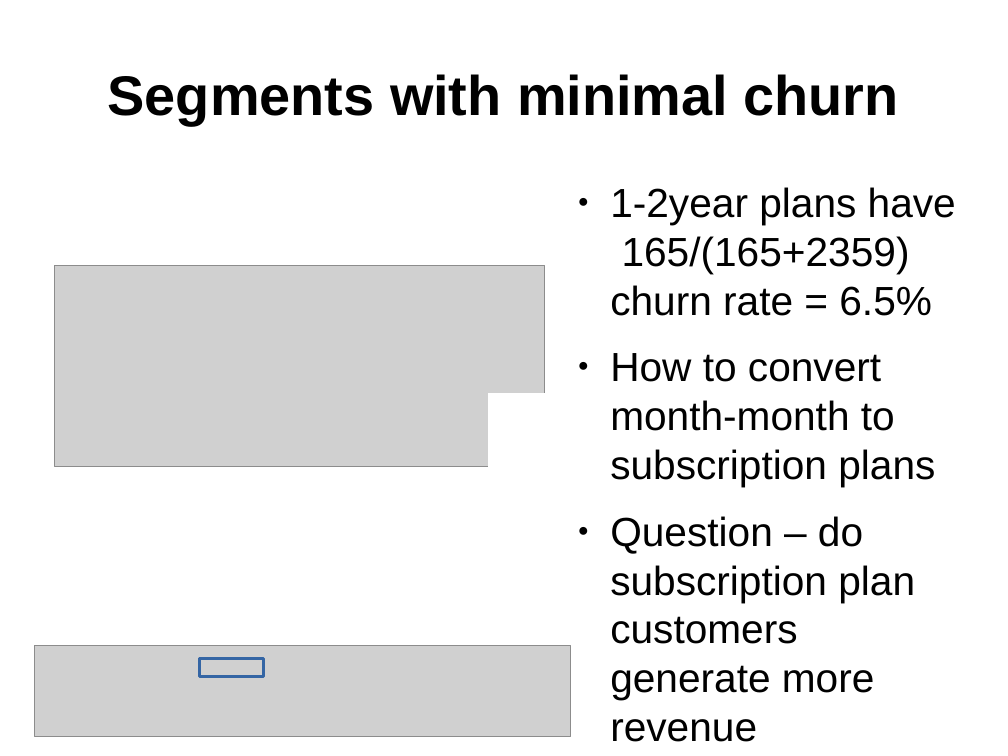
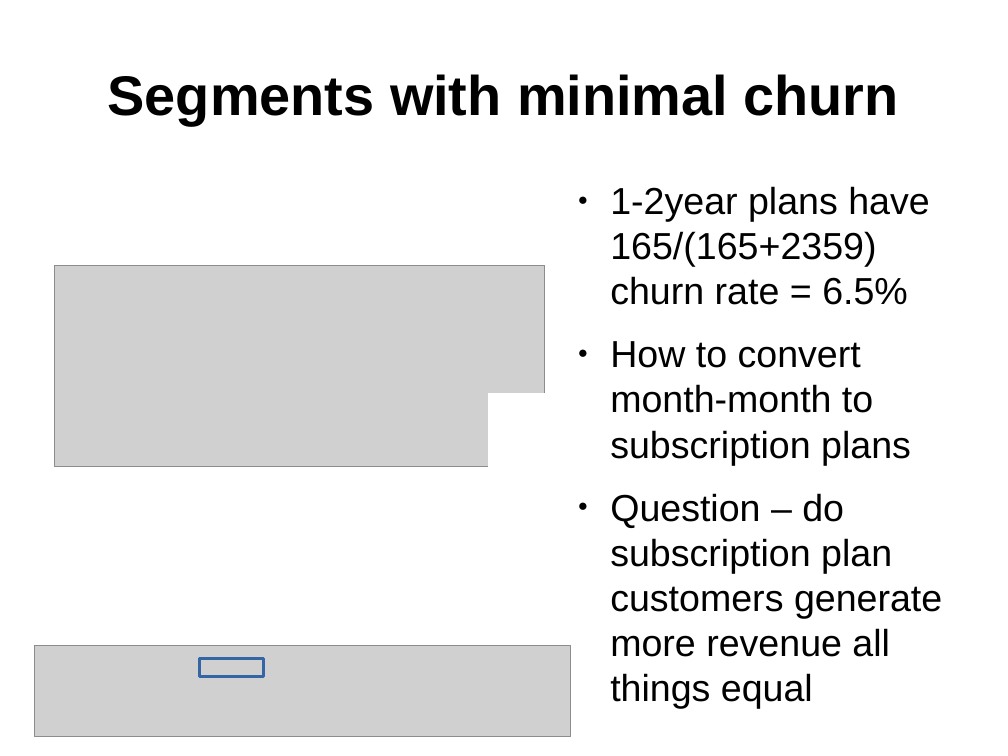
Before and after one commit to leexa90/ML_course_BII, a slide deck: slide 17 of opening_slides.odp. Drawn at 1008x756 pixels with LibreOffice and Linux fonts; fonts in the diff are those of the drawing; grey boxes stand for pictures. Boxes give left, top, right and bottom in pixels: in the first picture for what was removed or moved away, otherwise in the second. Text is boxed around its words. In the diff, an @@ line names an element or a change of style, - is before the commit and + after.

```diff
--- a/opening_slides.odp
+++ b/opening_slides.odp
@@ text at (610,186,929,465): size 32 to 29.6 pt in "1-2year plans have 165/(165+2359) churn rate = ...", "How to convert month-month to subscription plans" @@
@@ text at (610,493,942,709): text changed; size 32 to 29.6 pt @@
-● Question – do subscription plan customers generate more revenue
+● Question – do subscription plan customers generate more revenue all things equal
```
Also in this commit, not shown: 5 other slides changed, 1 slide added, 4 other files.
